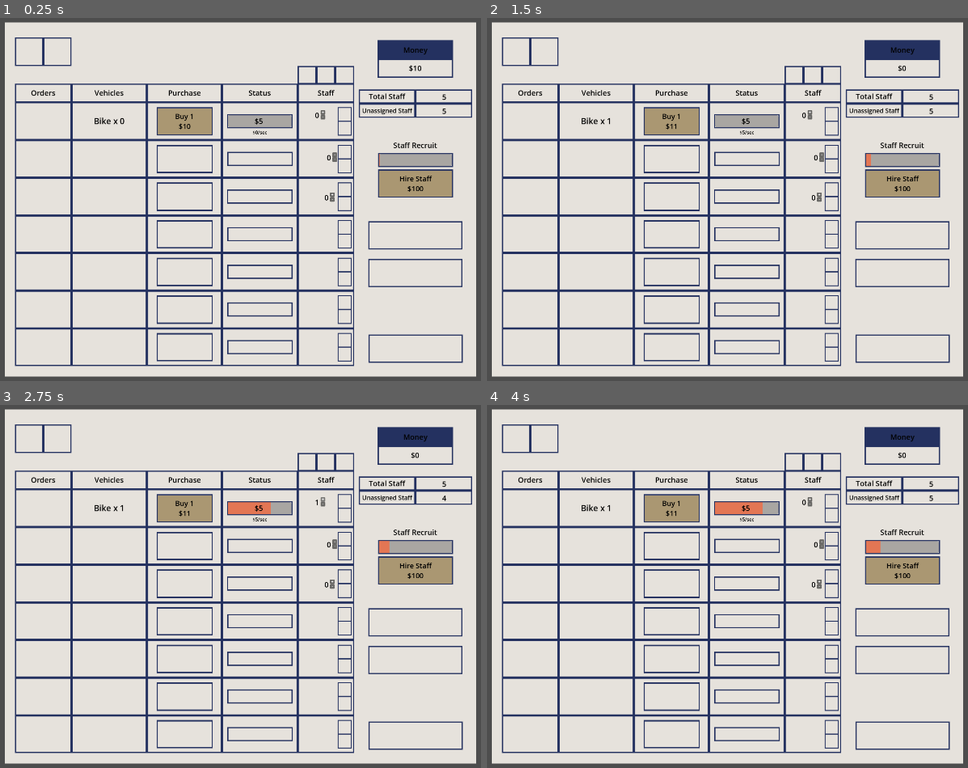
Above: before the commit, frames 1-4 (two rows, left to right).
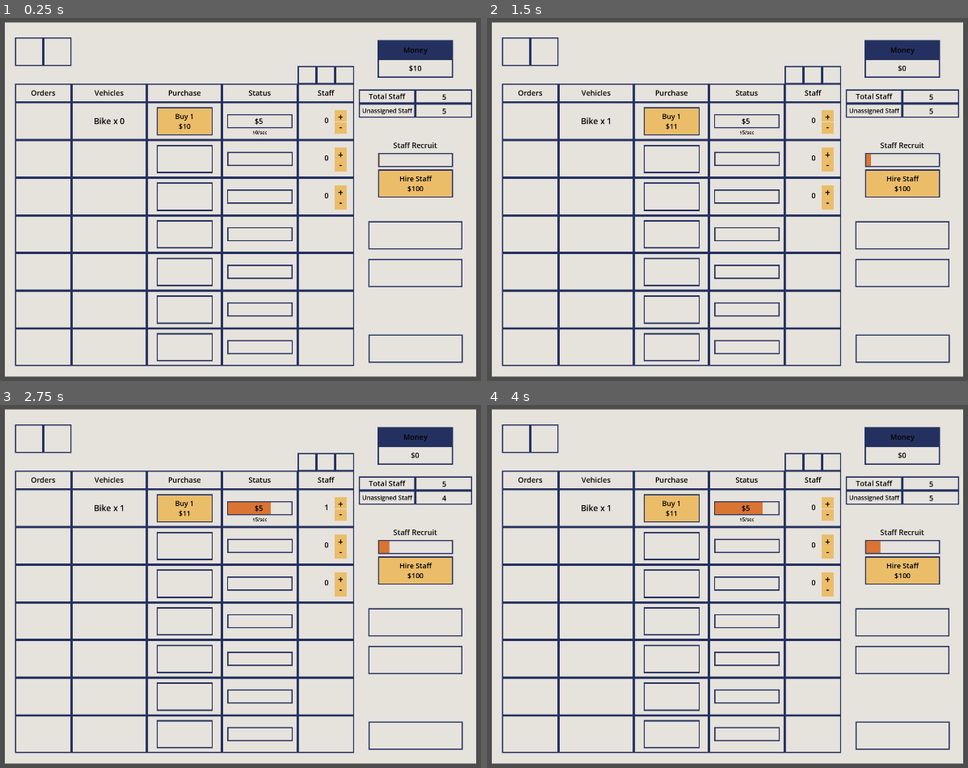
Above: after the commit, the same moments.

Repository: ethan-berkowitz/logistics
Game: Godot game, scene res://scenes/game.tscn
Same seed, same stepped clock (60 frames per second), same inputs: the game is played once before the commit and once after it.
Inputs:
- Up to frame 1 (0.25 s): no input
- Up to frame 2 (1.5 s): click "Buy 1 $10" at 0.5 s; click "Buy 1 $11" at 1.25 s
- Up to frame 3 (2.75 s): click "+" at 2 s
- Up to frame 4 (4 s): click "-" at 2.75 s; click "Hire Staff $100" at 3.5 s

The runs differ from the first frame. In frame 1, 3.7% of the frame differs, in the area x 32-94%, y 24-95%; in frame 2, 3.7%; in frame 3, 3.7%; in frame 4, 3.7%.

Commit message:
finished fitting buttons into grid

Diff:
--- a/scenes/game.tscn
+++ b/scenes/game.tscn
@@ -136,22 +136,22 @@
 position = Vector2(-40, 0)
 
 [node name="BikeStaff" parent="Main/Staff" instance=ExtResource("7_67hdm")]
-offset_left = 312.0
+offset_left = 360.0
 offset_top = -304.0
-offset_right = 352.0
+offset_right = 400.0
 offset_bottom = -264.0
 
 [node name="VanStaff" parent="Main/Staff" instance=ExtResource("7_67hdm")]
-offset_left = 352.0
-offset_top = -160.0
-offset_right = 392.0
-offset_bottom = -120.0
+offset_left = 360.0
+offset_top = -176.0
+offset_right = 400.0
+offset_bottom = -136.0
 
 [node name="TruckStaff" parent="Main/Staff" instance=ExtResource("7_67hdm")]
-offset_left = 344.0
-offset_top = -24.0
-offset_right = 384.0
-offset_bottom = 16.0
+offset_left = 360.0
+offset_top = -48.0
+offset_right = 400.0
+offset_bottom = -8.0
 
 [node name="UnassignedStaff" parent="Main/Staff" instance=ExtResource("5_3bjag")]
 offset_left = 640.0
--- a/scenes/main_button.tscn
+++ b/scenes/main_button.tscn
@@ -1,10 +1,10 @@
 [gd_scene load_steps=3 format=3 uid="uid://ck2u1giyqndgm"]
 
 [sub_resource type="StyleBoxFlat" id="StyleBoxFlat_0o7v7"]
-bg_color = Color(0.666667, 0.592157, 0.447059, 1)
+bg_color = Color(0.921569, 0.741176, 0.411765, 1)
 
 [sub_resource type="StyleBoxFlat" id="StyleBoxFlat_hyy3k"]
-bg_color = Color(0.458824, 0.407843, 0.309804, 1)
+bg_color = Color(0.541176, 0.466667, 0.329412, 1)
 
 [node name="MainButton" type="Button"]
 offset_right = 64.0
--- a/scenes/progress_bar.tscn
+++ b/scenes/progress_bar.tscn
@@ -1,9 +1,11 @@
-[gd_scene load_steps=3 format=3 uid="uid://6n4ioryd18bo"]
+[gd_scene load_steps=4 format=3 uid="uid://6n4ioryd18bo"]
 
 [ext_resource type="Script" path="res://scripts/progress_bar.gd" id="1_i31x0"]
 
+[sub_resource type="StyleBoxEmpty" id="StyleBoxEmpty_mdldl"]
+
 [sub_resource type="StyleBoxFlat" id="StyleBoxFlat_wgir5"]
-bg_color = Color(0.890196, 0.462745, 0.329412, 1)
+bg_color = Color(0.85098, 0.454902, 0.196078, 1)
 
 [node name="ProgressBar" type="ProgressBar"]
 anchors_preset = -1
@@ -13,6 +15,7 @@
 offset_bottom = 0.496002
 theme_override_colors/font_color = Color(0, 0, 0, 1)
 theme_override_font_sizes/font_size = 8
+theme_override_styles/background = SubResource("StyleBoxEmpty_mdldl")
 theme_override_styles/fill = SubResource("StyleBoxFlat_wgir5")
 max_value = 1.0
 show_percentage = false
--- a/scenes/unary_operators.tscn
+++ b/scenes/unary_operators.tscn
@@ -1,7 +1,10 @@
-[gd_scene load_steps=3 format=3 uid="uid://dgj3l2ahyg6ty"]
+[gd_scene load_steps=4 format=3 uid="uid://dgj3l2ahyg6ty"]
 
 [ext_resource type="PackedScene" uid="uid://cocf0n7m4nk8d" path="res://scenes/unary_button.tscn" id="1_3cnsi"]
 [ext_resource type="Script" path="res://scripts/unary_operators.gd" id="1_dnnpd"]
+
+[sub_resource type="StyleBoxFlat" id="StyleBoxFlat_djm6r"]
+bg_color = Color(0.921569, 0.741176, 0.411765, 1)
 
 [node name="UnaryOperators" type="Control"]
 layout_mode = 3
@@ -12,28 +15,40 @@
 
 [node name="Increment" parent="." instance=ExtResource("1_3cnsi")]
 layout_mode = 0
+offset_right = 40.0
+offset_bottom = 40.0
 theme_override_font_sizes/font_size = 5
+theme_override_styles/normal = SubResource("StyleBoxFlat_djm6r")
+theme_override_styles/hover = SubResource("StyleBoxFlat_djm6r")
+theme_override_styles/pressed = SubResource("StyleBoxFlat_djm6r")
 
 [node name="Plus" type="Label" parent="Increment"]
 layout_mode = 0
-offset_left = 4.0
-offset_top = -2.0
-offset_right = 20.0
-offset_bottom = 24.0
-theme_override_font_sizes/font_size = 14
+offset_right = 40.0
+offset_bottom = 48.0
+theme_override_colors/font_color = Color(0, 0, 0, 1)
+theme_override_font_sizes/font_size = 32
 text = "+"
+horizontal_alignment = 1
+vertical_alignment = 1
 
 [node name="Decrement" parent="." instance=ExtResource("1_3cnsi")]
 layout_mode = 0
-offset_top = 16.0
-offset_bottom = 32.0
+offset_top = 41.0
+offset_right = 40.0
+offset_bottom = 81.0
 theme_override_font_sizes/font_size = 5
+theme_override_styles/normal = SubResource("StyleBoxFlat_djm6r")
+theme_override_styles/hover = SubResource("StyleBoxFlat_djm6r")
+theme_override_styles/pressed = SubResource("StyleBoxFlat_djm6r")
 
 [node name="Minus" type="Label" parent="Decrement"]
 layout_mode = 0
-offset_left = 6.0
-offset_top = -4.0
-offset_right = 22.0
-offset_bottom = 22.0
-theme_override_font_sizes/font_size = 14
+offset_top = -8.0
+offset_right = 40.0
+offset_bottom = 40.0
+theme_override_colors/font_color = Color(0, 0, 0, 1)
+theme_override_font_sizes/font_size = 32
 text = "-"
+horizontal_alignment = 1
+vertical_alignment = 1
--- a/scenes/vehicle_staff.tscn
+++ b/scenes/vehicle_staff.tscn
@@ -15,7 +15,8 @@
 
 [node name="StaffAmountLabel" parent="." instance=ExtResource("2_q3jew")]
 layout_mode = 0
-offset_left = -32.0
-offset_right = 8.0
-offset_bottom = 26.0
+offset_left = -48.0
+offset_top = 16.0
+offset_right = -8.0
+offset_bottom = 54.0
 text = "0"
Binary file changed: assets/logistics.aseprite
Binary file changed: assets/userInterfaceOutline.png
